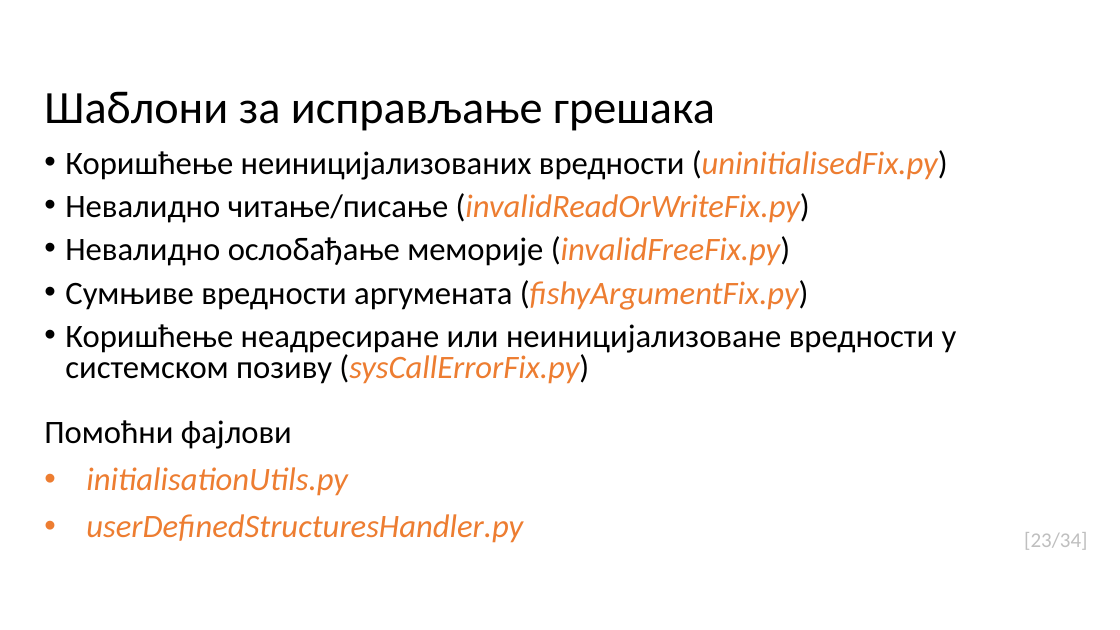
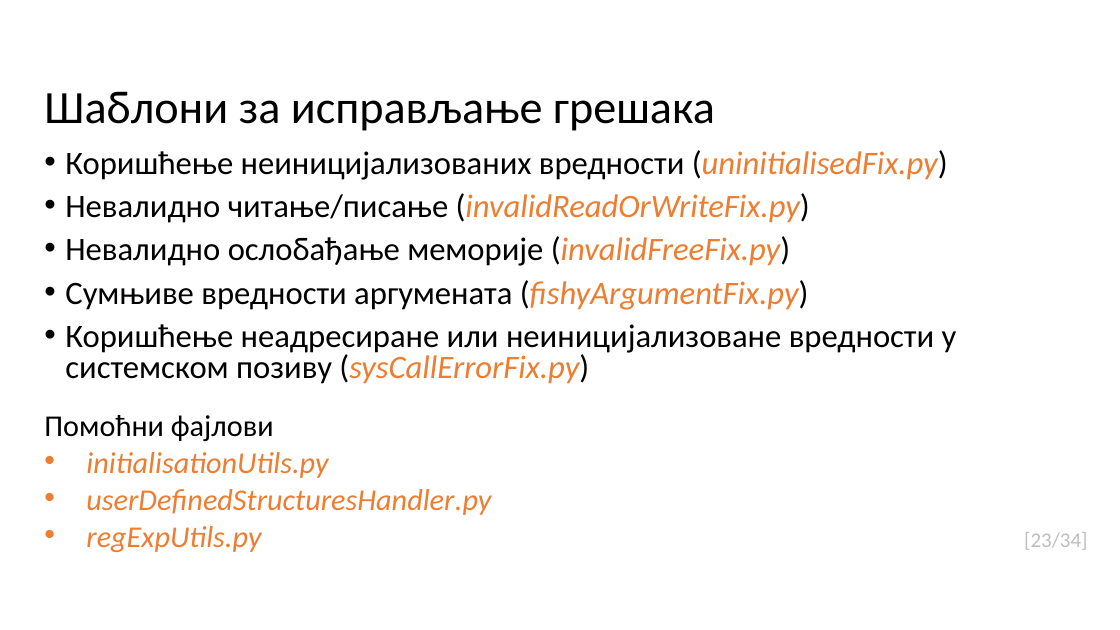
Before and after one commit to LMladenovic/MScThesisPPTX, a slide deck: slide 24 of MATF_primer_prezentacije.pptx. Drawn at 1120x630 pixels with LibreOffice and Linux fonts; fonts in the diff are those of the drawing; background and template pictures are left out. Boxes give left, top, right and bottom in pixels: in the first picture for what was removed or moved away, otherwise in the second. Text is boxed around its words. In the diff, an @@ line names an element or a change of style, - is before the commit and + after.

```diff
--- a/MATF_primer_prezentacije.pptx
+++ b/MATF_primer_prezentacije.pptx
@@ text at (44, 415, 491, 515): size 28 to 25.9 pt in "Помоћни фајлови", "initialisationUtils.py", "userDefinedStructuresHandler.py"; line spacing 0.9 to 0.7 @@
@@ text at (86, 526, 261, 552): paragraph added @@
+• regExpUtils.py
```
Also in this commit, not shown: 10 other slides changed.
